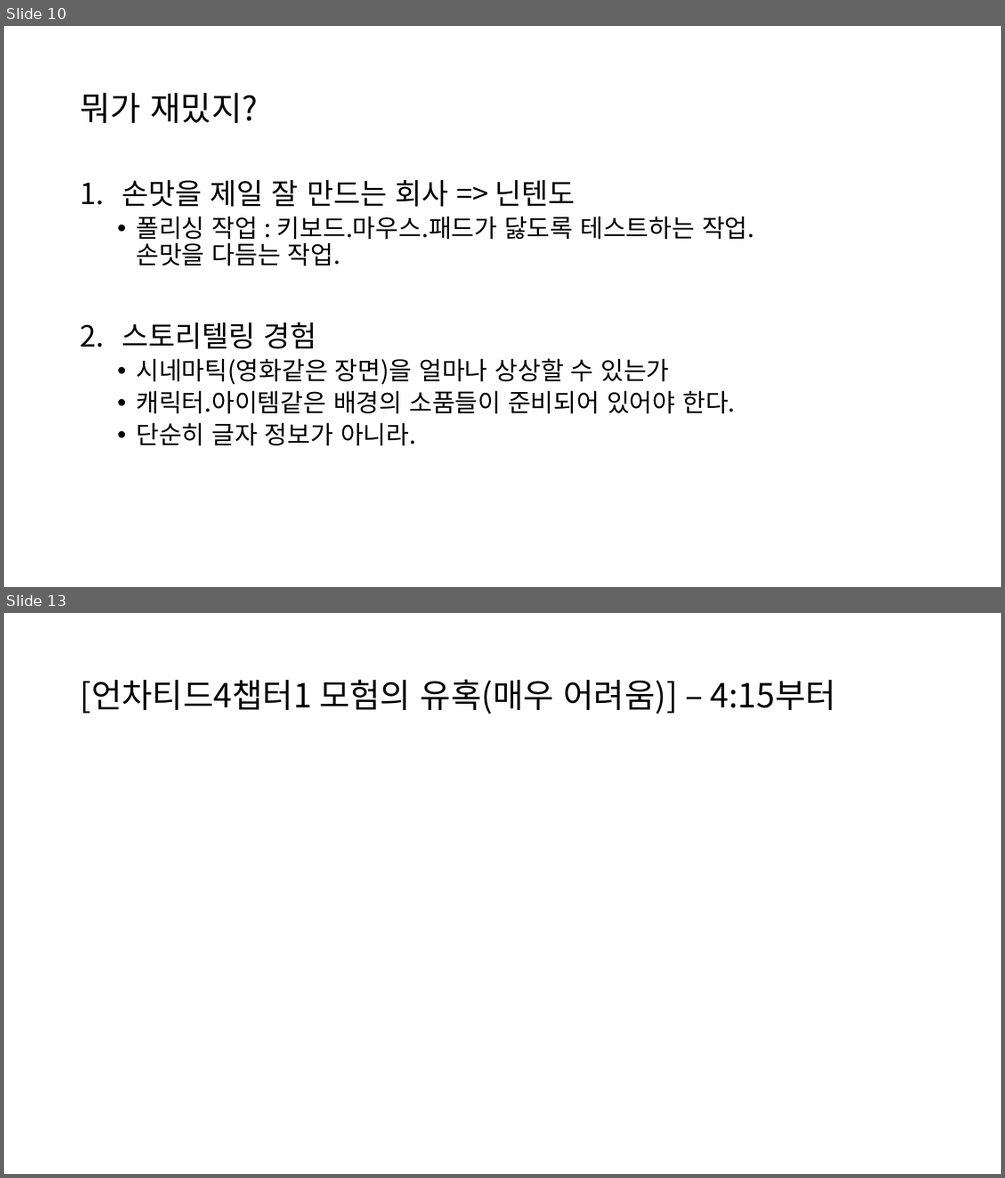
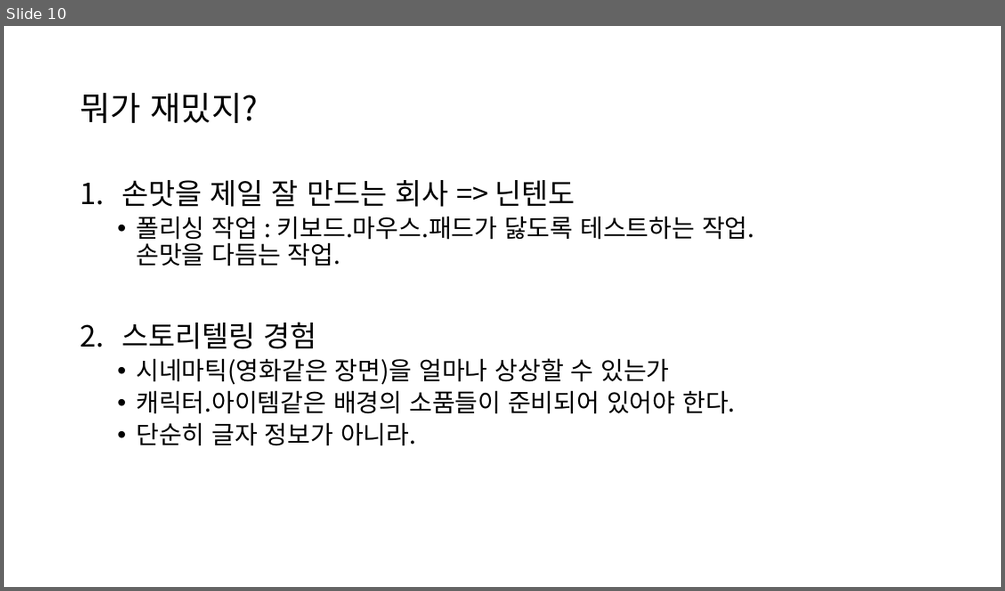
Before and after one commit to ysooj/Gihoek_6, a slide deck: (7.1) .pptx. Shown one above the other, each under a label of ours: slides 10 and 13 before the commit, slide 10 after it; the slides between them are not shown. The pictures are 1005x1178 and 1005x591 pixels, drawn with LibreOffice and Linux fonts; fonts in the diff are those of the drawing. Boxes give left, top, right and bottom in pixels: in the first picture for what was removed or moved away, otherwise in the second. Text is boxed around its words. In the diff, an @@ line names an element or a change of style, - is before the commit and + after.

```diff
--- a/(7.1) .pptx
+++ b/(7.1) .pptx
@@ slide 13 removed at (4, 613, 1001, 1174), background #FFFFFF @@
@@ title removed at (80, 679, 836, 714) @@
-[언차티드4챕터1 모험의 유혹(매우 어려움)] – 4:15부터
```
Also in this commit, not shown: 2 other slides removed, 2 other files.
